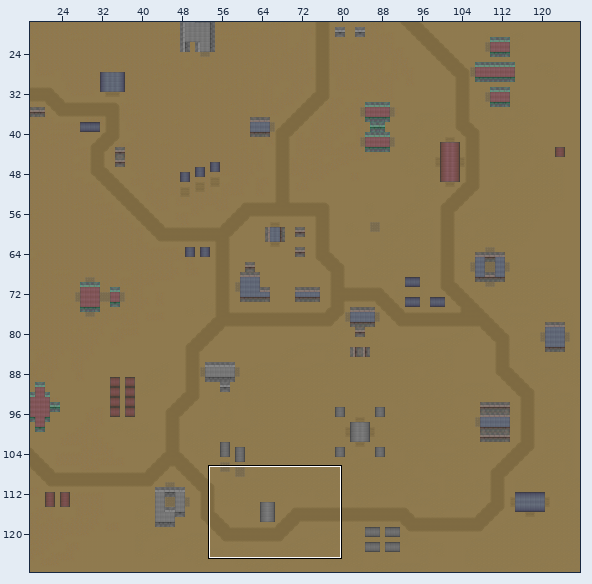
A Tiled map gets an edit: map/map.tmx. Above, an overview of the earlier version with the close-up marked.
Close-up. Before:
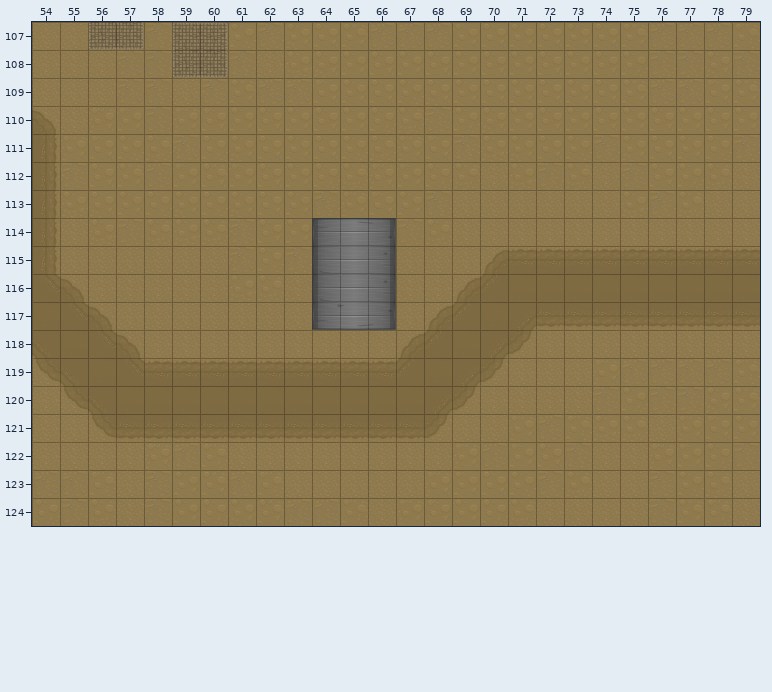
Cells are 64x64 px. Shown: x 54..79, y 107..124. The commit also changed other parts of the map, which this record leaves out.
After:
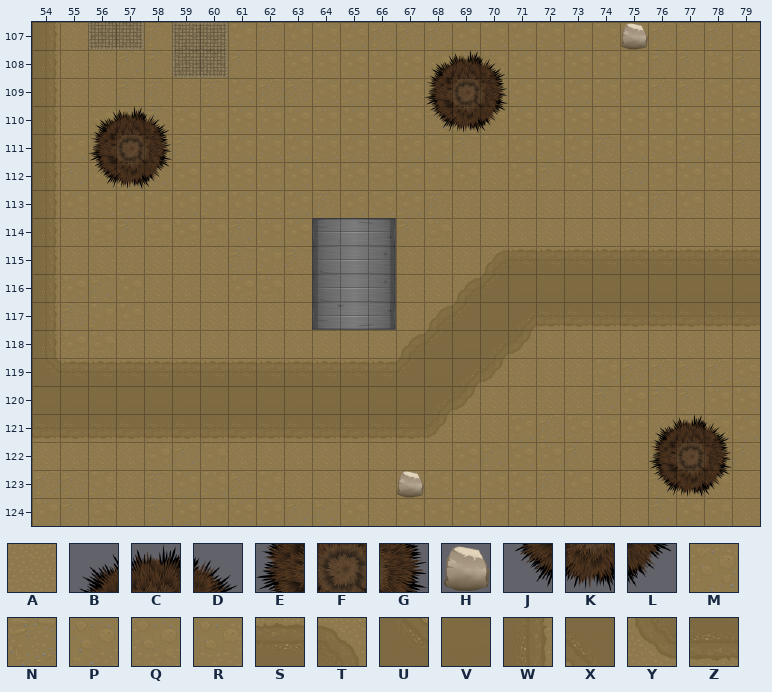
Key: from "tileset": A 0, B 6, C 7, D 8, E 21, F 22, G 23, H 35, J 36, K 37, L 38, M 60, N 75, P 79, Q 90, R 92, S 106, T 107, U 109, V 121, W 122, X 123, Y 135, Z 136.
_ is an empty cell, . an unchanged one.
Change:
--- layer "floor"
@@ x 54..54 @@
-107 A
-108 A
-109 A
-110 T
+107 W
+108 W
+109 W
+110 W
@@ x 54..57 @@
-116 UT..
-117 .UT.
-118 .VUT
-119 YXVU
-120 AY..
-121 AAY.
+116 WM..
+117 .NP.
+118 .QRA
+119 USSS
+120 VV..
+121 ZZZ.
--- layer "walls"
@@ x 75..75 @@
-107 _
+107 H
@@ x 67..67 @@
-123 _
+123 H
--- layer "trees"
@@ x 56..70 @@
-108 ............___
-109 ............___
-110 ___.........___
-111 ___............
-112 ___............
+108 ............BCD
+109 ............EFG
+110 BCD.........JKL
+111 EFG............
+112 JKL............
@@ x 76..78 @@
-121 ___
-122 ___
-123 ___
+121 BCD
+122 EFG
+123 JKL
Pixel boxes of the changes (left, top, right, bottom) in both close-ups:
changed: (32, 22, 57, 134)
added: (621, 23, 648, 50)
added: (424, 50, 508, 134)
added: (88, 106, 172, 190)
changed: (32, 274, 144, 440)
added: (648, 414, 732, 498)
added: (397, 471, 424, 498)
